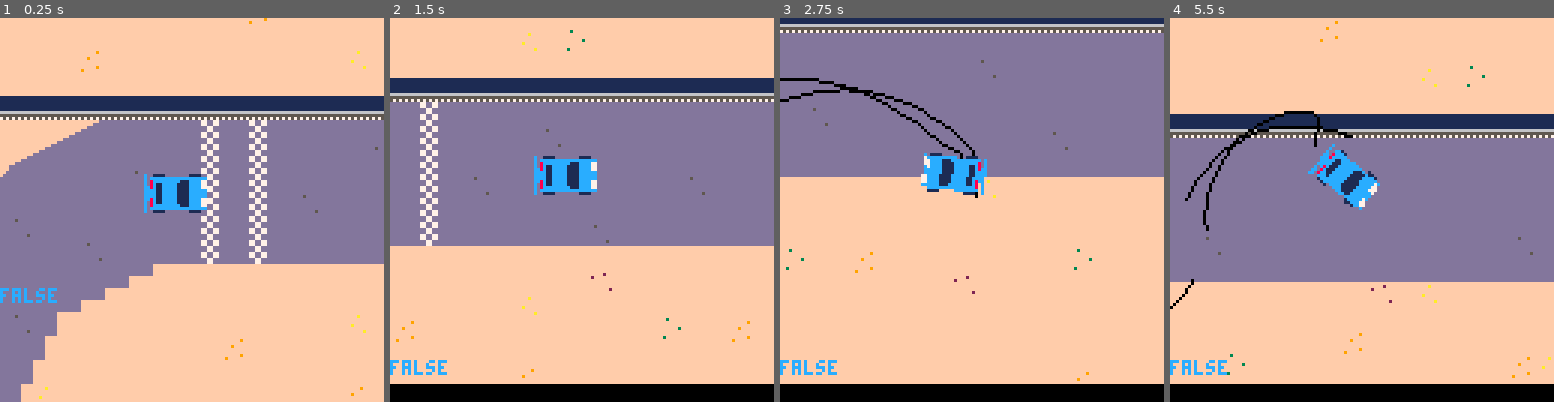
Above: before the commit, frames 1-4 (left to right).
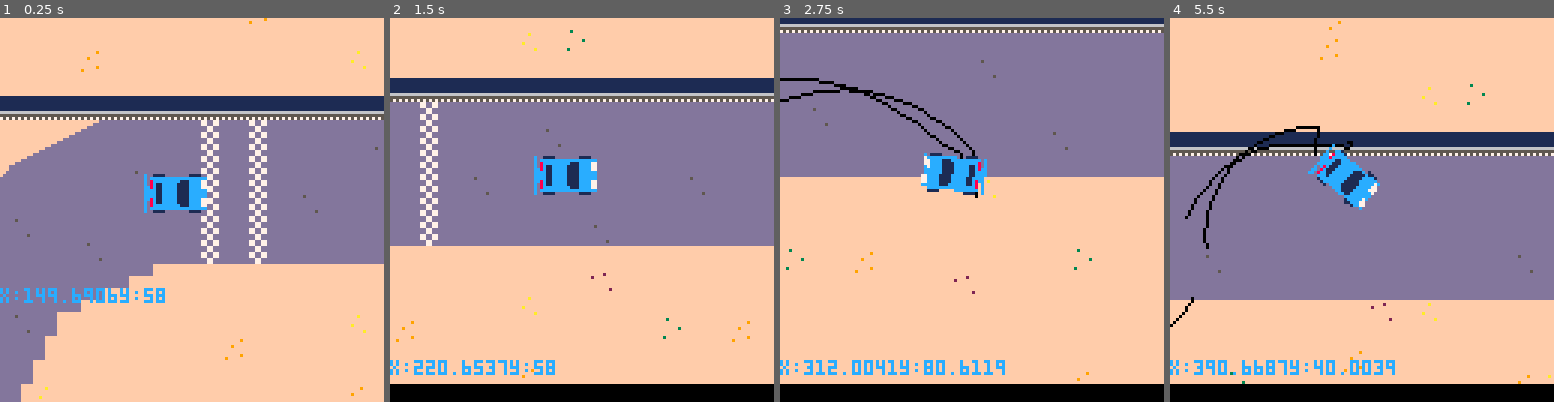
Above: after the commit, the same moments.

Repository: graearea/pico8
Game: PICO-8 cartridge skidmarks.p8
Same seed, same stepped clock (60 frames per second), same inputs: the game is played once before the commit and once after it.
Inputs:
- Up to frame 1 (0.25 s): no input
- Up to frame 2 (1.5 s): tap X (X key) at 0.33, 1.07 s
- Up to frame 3 (2.75 s): hold Right 1.6-2.1 s; tap X (X key) at 1.85 s; hold Right from 2.47 s (still down)
- Up to frame 4 (5.5 s): tap X (X key) at 2.97, 4.08, 5.2 s; release Right at 3.03 s; hold Left 3.08-3.58 s; hold Right 4.02-4.68 s; hold Left from 5.08 s (still down)

The runs differ from the first frame. In frame 1, 0.7% of the frame differs, in the area x 0-43%, y 70-75%; in frame 2, 0.7%; in frame 3, 1.0%; in frame 4, 17%, in the area x 0-100%, y 0-96%.

Commit message:
failing to get the wheel posn to work

Diff:
--- a/skidmarks.p8
+++ b/skidmarks.p8
@@ -80,21 +80,25 @@
  acc=0.2,
  max_dx=2,
  max_dy=2,
- r_wheels={{y=6,x=7},{y=-6,x=7}},
- f_wheels={{y=6,x=-7},{y=-6,x=-7}},
+ r_wheels={{y=6,x=7,l="br"},{y=-6,x=7,l="bl"}},
+ f_wheels={{y=6,x=-7,l="fr"},{y=-6,x=-7,l="fl"}},
 
  would_hit_wall=function(self,dx,dy)
    sprite= mget((self.x+dx)/8,(self.y+dy)/8)
-			bob=(sprite==59)
+--			bob=(sprite==59)
    if sprite==59 then
 
-    return true
+--    return true
    end
 
    for wheel in all(self.r_wheels) do
+    wheel_pos={x=self.x+wheel.x,y=self.y+wheel.y}
     locn=self:rotate_wheel_posn(self,wheel)
-			 sprite=mget(wheel.x/8,wheel.y/8)
-
+    bob="x:" .. wheel_pos.x .. "y:".. wheel_pos.y
+ 		 sprite=mget(locn.x/8,locn.y/8)
+    printh(wheel.l)
+			 printh("x:" .. locn.x .. "y:" .. locn.y)
+			 printh("x:" .. wheel_pos.x .. "y:" .. wheel_pos.y)
 			 if(sprite==59) do
      self.dy=0
 			  return true
@@ -134,8 +138,6 @@
   angle=self.angle%360
   dangle=(flr(atan2(self.dy,self.dx)*360)+90)%360
   diffangle = abs(dangle-angle)
-  printh(abs(dangle-angle) .."an:"..angle .. " dan:" .. dangle .. " " .. self.angle%360)
-
 
   if (diffangle>20) then
    skidding=true
@@ -191,6 +193,7 @@
 	 xx=flr(dx*ca-dy*sa+tx)--transofrmed val
 	 yy=flr(dx*sa+dy*ca+ty)
 		local locn={x=xx,y=yy}
+		printh(locn.x..","..locn.y)
 		return locn
  end,
 
